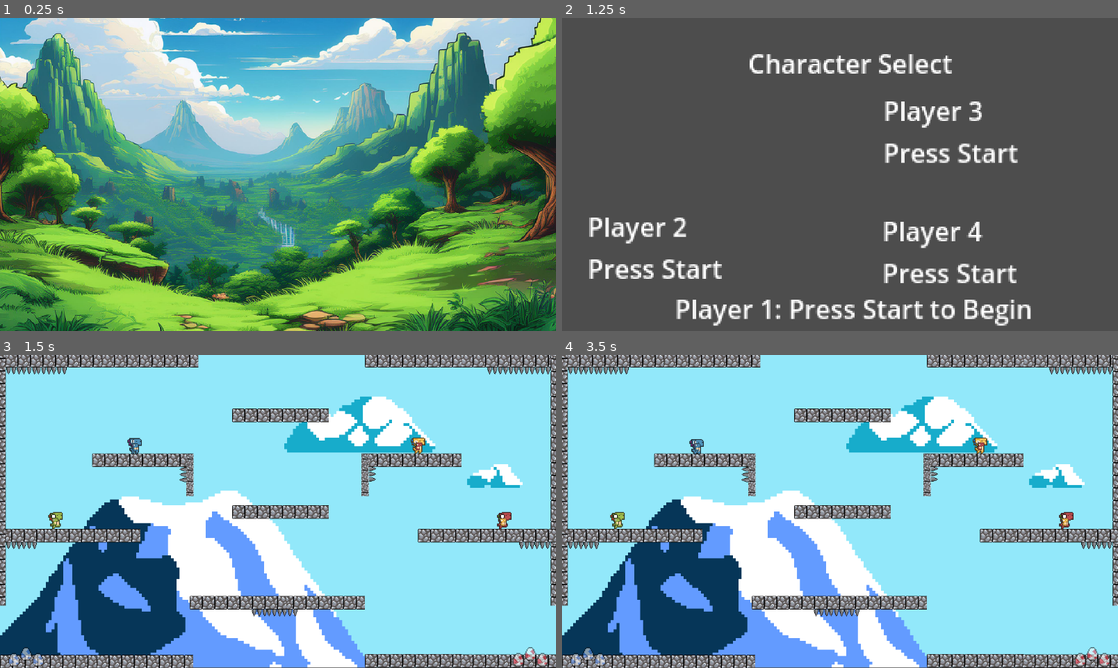
Above: before the commit, frames 1-4 (two rows, left to right).
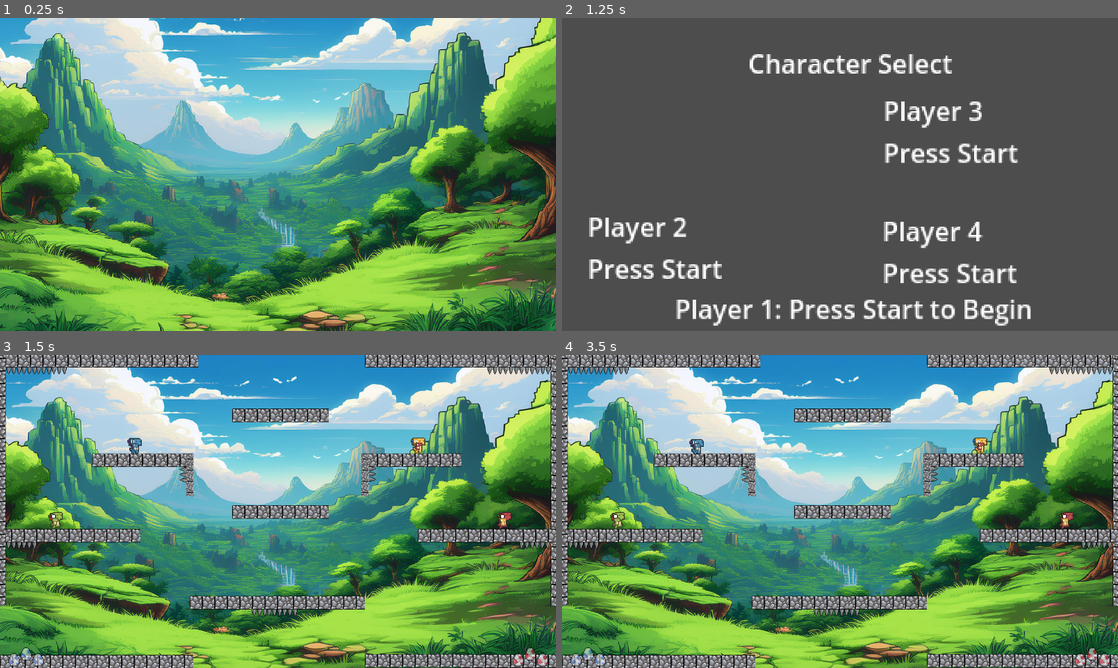
Above: after the commit, the same moments.

Repository: GomaGames/ggj-2025
Game: Godot game, scene res://Scenes/title.tscn
Same seed, same stepped clock (60 frames per second), same inputs: the game is played once before the commit and once after it.
Inputs:
- Up to frame 1 (0.25 s): no input
- Up to frame 2 (1.25 s): tap Enter (any_start) at 0.5, 0.6 s
- Up to frame 3 (1.5 s): tap Enter (any_start) at 1.25, 1.35 s
- Up to frame 4 (3.5 s): tap Enter (any_start) at 2, 2.1, 2.75, 2.85 s

Frames 1-2 are identical in both runs. In frame 3, 85% of the frame differs, in the area x 0-100%, y 0-100%; in frame 4, 85%.

Commit message:
feat(map): replace map bg

Diff:
--- a/Maps/Map1.tscn
+++ b/Maps/Map1.tscn
@@ -3,12 +3,12 @@
 [ext_resource type="PackedScene" uid="uid://d1opgus8oy0s2" path="res://Sprites/Player.tscn" id="1_eil7l"]
 [ext_resource type="Script" path="res://Scenes/Map.gd" id="1_x7tma"]
 [ext_resource type="PackedScene" uid="uid://ubrfbm4i0ttf" path="res://Sprites/spike.tscn" id="2_2hbjn"]
-[ext_resource type="Texture2D" uid="uid://d1jopgd02ycop" path="res://Assets/Sprites/Map1.png" id="2_484jh"]
+[ext_resource type="Texture2D" uid="uid://bo82v4s57ehtt" path="res://Assets/Backgrounds/background6.png" id="2_wxvw1"]
 [ext_resource type="PackedScene" uid="uid://bmmxsm1aa18a6" path="res://Sprites/UILifeSupply.tscn" id="3_gjw1o"]
 [ext_resource type="Texture2D" uid="uid://dt64653jx61h" path="res://Assets/Sprites/life_counter_b.png" id="4_0jpcu"]
-[ext_resource type="PackedScene" path="res://Sprites/UITeam1Victory.tscn" id="4_drhtd"]
+[ext_resource type="PackedScene" uid="uid://bbii5ncuy7hi3" path="res://Sprites/UITeam1Victory.tscn" id="4_drhtd"]
 [ext_resource type="Texture2D" uid="uid://ncqkehclmr1e" path="res://Assets/Sprites/life_counter_r.png" id="5_hxww0"]
-[ext_resource type="PackedScene" path="res://Sprites/UITeam2Victory.tscn" id="5_p4m3y"]
+[ext_resource type="PackedScene" uid="uid://djy0ouigy4p4e" path="res://Sprites/UITeam2Victory.tscn" id="5_p4m3y"]
 [ext_resource type="Texture2D" uid="uid://cw7h0lpwn120i" path="res://Assets/Sprites/DinoSprites - doux.png" id="9_ep41m"]
 [ext_resource type="Texture2D" uid="uid://b8hiwgdb4hpii" path="res://Assets/Sprites/rock.png" id="9_tcwpg"]
 [ext_resource type="Texture2D" uid="uid://bpu35jeb3ksg0" path="res://Assets/Sprites/DinoSprites - vita.png" id="10_h1su1"]
@@ -602,7 +602,7 @@
 offset_top = -12.0
 offset_right = 1155.0
 offset_bottom = 647.0
-texture = ExtResource("2_484jh")
+texture = ExtResource("2_wxvw1")
 metadata/_edit_lock_ = true
 
 [node name="UI" type="Node" parent="."]
